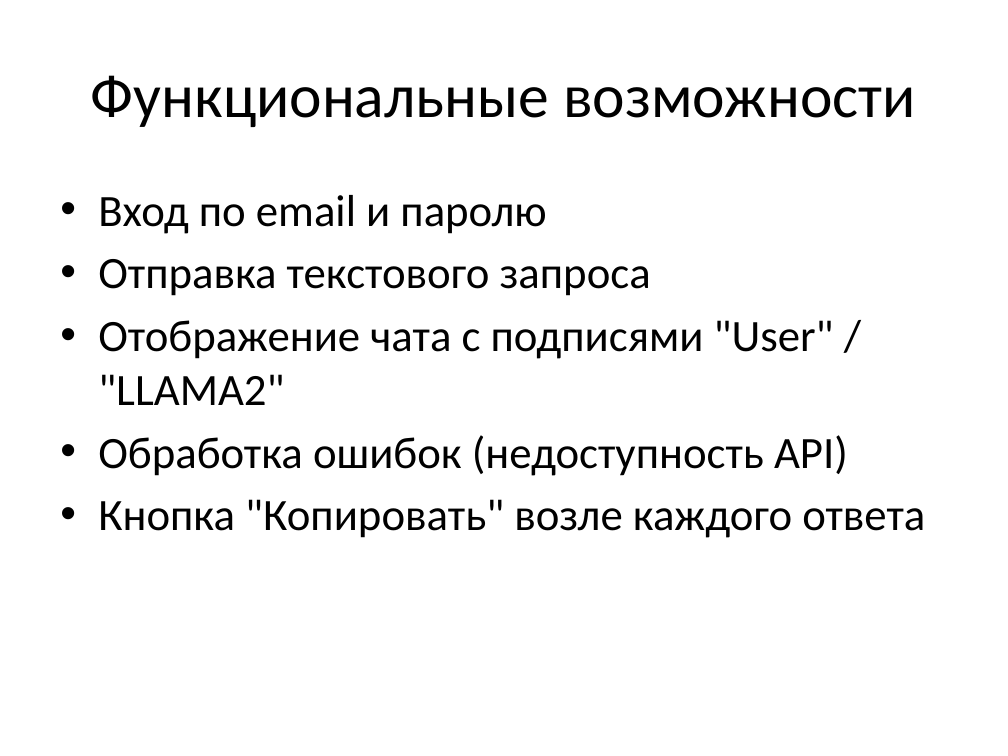
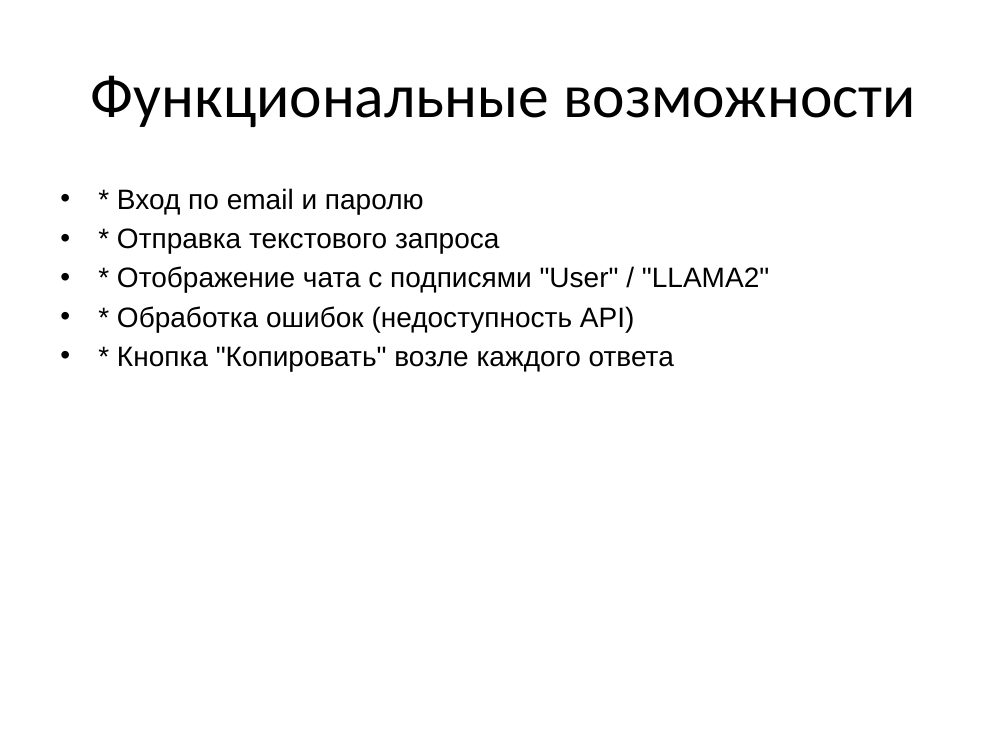
Before and after one commit to Pineson86/ui_ollama, a slide deck: slide 6 of presentation.pptx (slide 5 before the commit). Drawn at 1008x756 pixels with LibreOffice and Linux fonts; fonts in the diff are those of the drawing. Boxes give left, top, right and bottom in pixels: in the first picture for what was removed or moved away, otherwise in the second. Text is boxed around its words. In the diff, an @@ line names an element or a change of style, - is before the commit and + after.

```diff
--- a/presentation.pptx
+++ b/presentation.pptx
@@ text at box(117, 188, 769, 371): text changed; size 32 to 20 pt; font Calibri to Arial @@
-• Вход по email и паролю
-• Отправка текстового запроса
-• Отображение чата с подписями "User" / "LLAMA2"
-• Обработка ошибок (недоступность API)
-• Кнопка "Копировать" возле каждого ответа
+• * Вход по email и паролю
+• * Отправка текстового запроса
+• * Отображение чата с подписями "User" / "LLAMA2"
+• * Обработка ошибок (недоступность API)
+• * Кнопка "Копировать" возле каждого ответа
```
Also in this commit, not shown: 4 other slides changed, 4 slides added, 1 other file.
